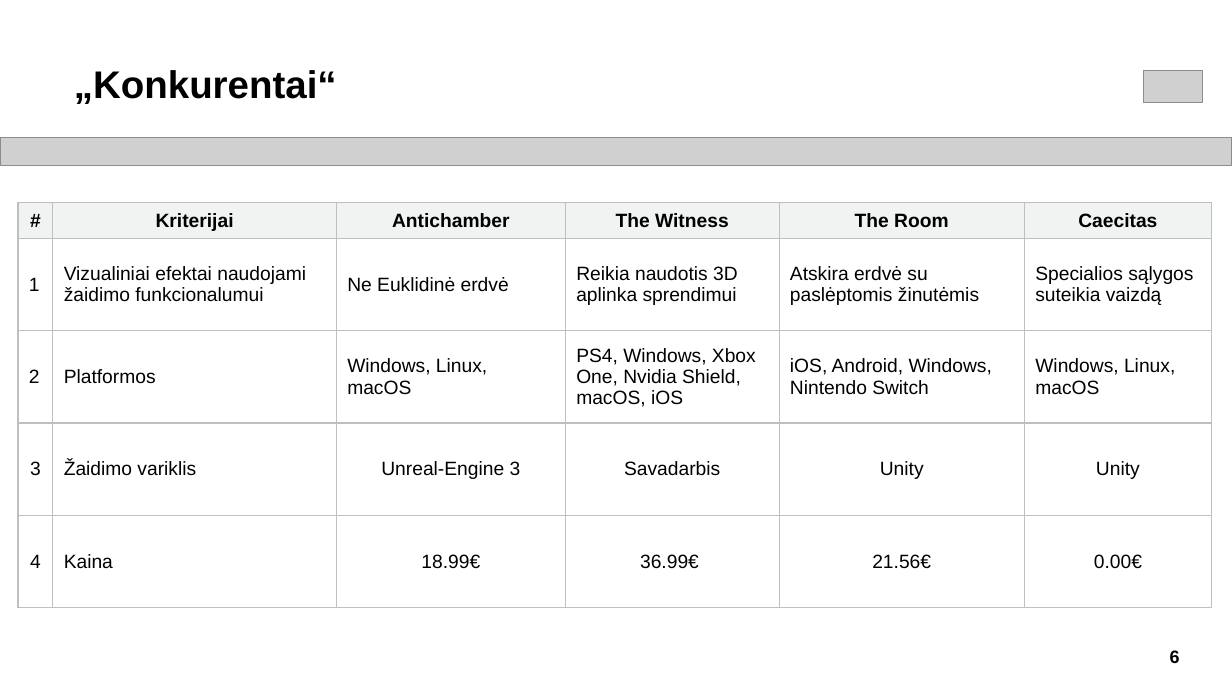
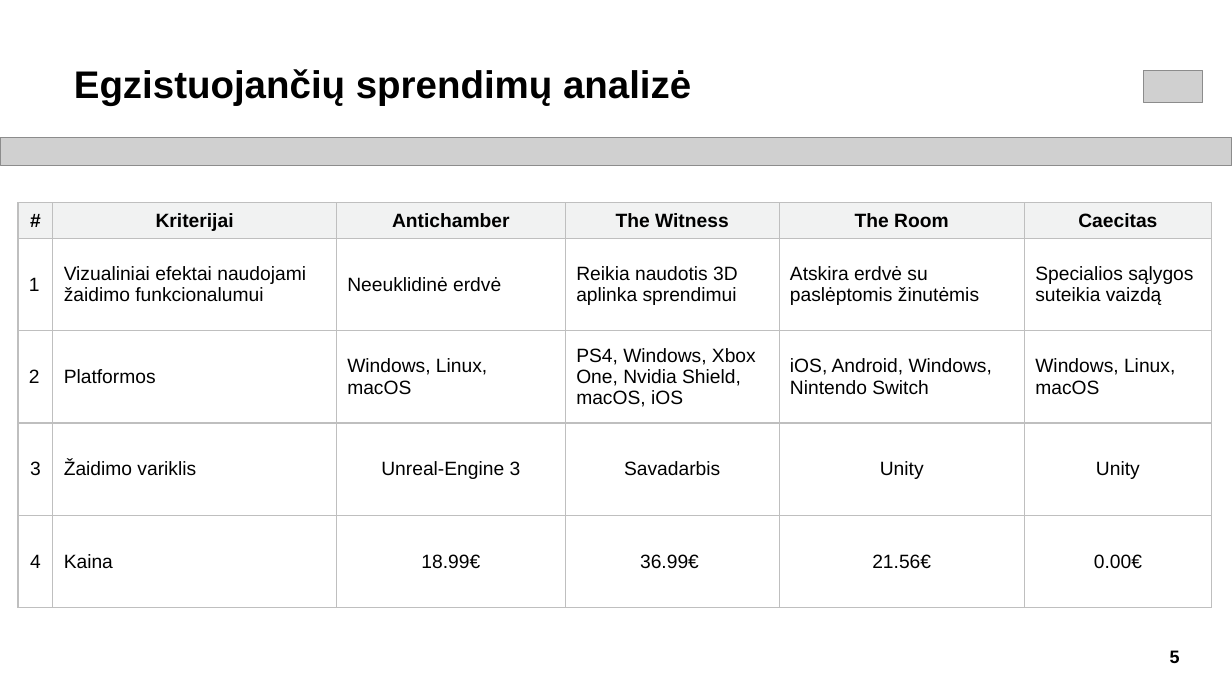
Before and after one commit to CoffeeLexer/Caecitas, a slide deck: slide 5 of Skaidres.pptx (slide 6 before the commit). Drawn at 1232x693 pixels with LibreOffice and Linux fonts; fonts in the diff are those of the drawing; grey boxes stand for pictures. Boxes give left, top, right and bottom in pixels: in the first picture for what was removed or moved away, otherwise in the second. Text is boxed around its words. In the diff, an @@ line names an element or a change of style, - is before the commit and + after.

```diff
--- a/Skaidres.pptx
+++ b/Skaidres.pptx
@@ text at (74, 69, 691, 106): text changed @@
-„Konkurentai“
+Egzistuojančių sprendimų analizė
@@ table at (18, 203, 1212, 608) @@
-row 2, column 3: Ne Euklidinė erdvė
+row 2, column 3: Neeuklidinė erdvė
@@ page number at (1170, 650, 1180, 663): text changed @@
-6
+5
```
Also in this commit, not shown: 11 other slides changed, 2 slides added, 2 slides removed.
